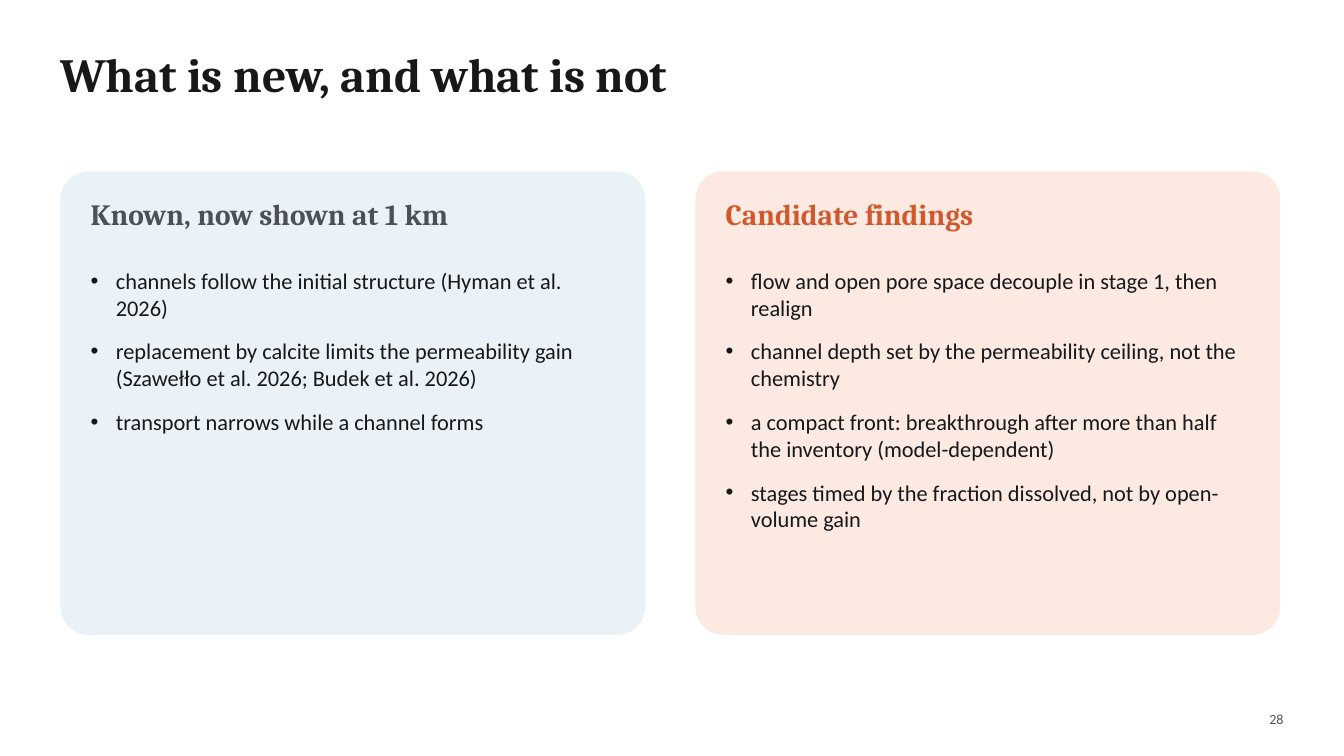
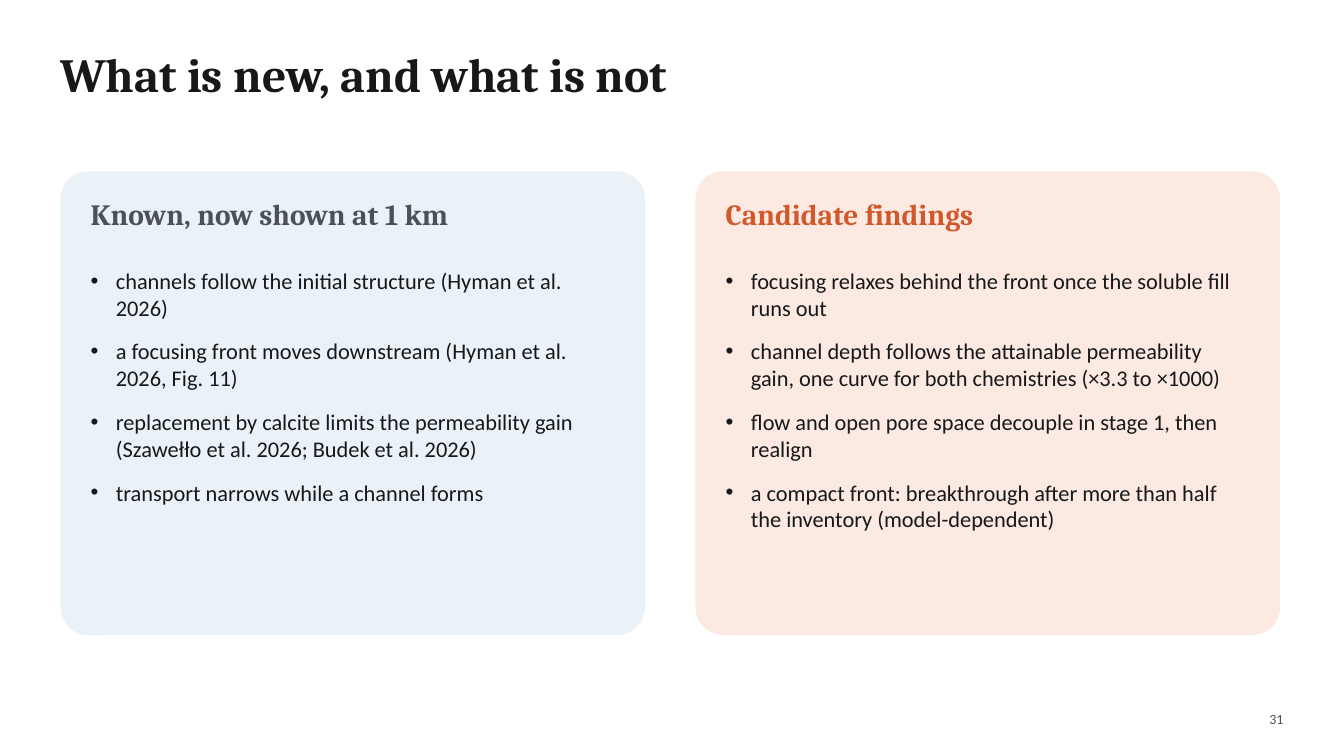
Before and after one commit to cr-sutton/BiGraFV_reactive_channelization, a slide deck: slide 31 of alpha_study/forsmark_reactive/deck/Forsmark_Reactive_Channels.pptx (slide 28 before the commit). Drawn at 1344x756 pixels with LibreOffice and Linux fonts; fonts in the diff are those of the drawing. Boxes give left, top, right and bottom in pixels: in the first picture for what was removed or moved away, otherwise in the second. Text is boxed around its words. In the diff, an @@ line names an element or a change of style, - is before the commit and + after.

```diff
--- a/alpha_study/forsmark_reactive/deck/Forsmark_Reactive_Channels.pptx
+++ b/alpha_study/forsmark_reactive/deck/Forsmark_Reactive_Channels.pptx
@@ text at <box>751,273,1230,390</box>: paragraphs added @@
+• focusing relaxes behind the front once the soluble fill runs out
+• channel depth follows the attainable permeability gain, one curve for both chemistries (×3.3 to ×1000)
@@ text at <box>116,343,566,390</box>: paragraph added @@
+• a focusing front moves downstream (Hyman et al. 2026, Fig. 11)
@@ text at <box>751,343,1236,390</box>: paragraph removed @@
-• channel depth set by the permeability ceiling, not the chemistry
@@ text at <box>751,485,1218,531</box>: paragraph removed @@
-• stages timed by the fraction dissolved, not by open-volume gain
@@ text at <box>1269,715,1283,724</box>: text changed @@
-28
+31
```
Also in this commit, not shown: 18 other slides changed, 3 slides added, 6 other files.
